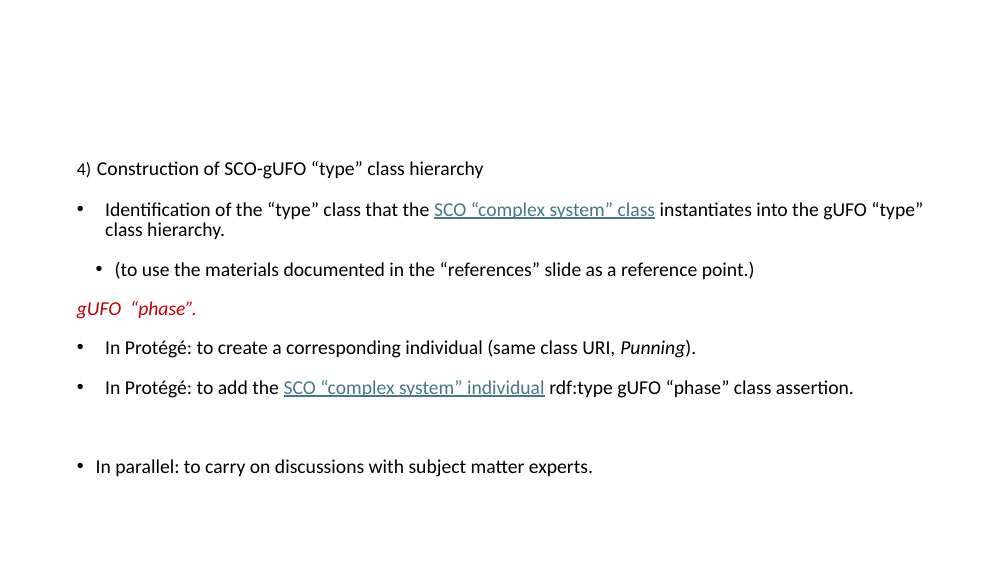
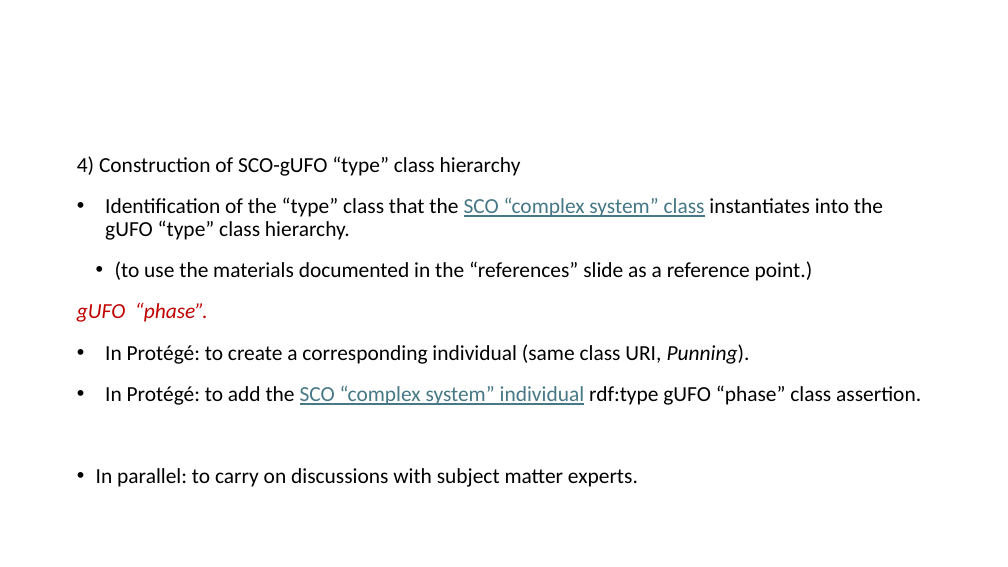
Before and after one commit to gioUbbiali/Sustainability-Core-Ontology, a slide deck: slide 10 of SCO/working materials/Slide deck - SCO-UFO aligment.pptx (slide 9 before the commit). Drawn at 1008x567 pixels with LibreOffice and Linux fonts; fonts in the diff are those of the drawing. Boxes give left, top, right and bottom in pixels: in the first picture for what was removed or moved away, otherwise in the second. Text is boxed around its words. In the diff, an @@ line names an element or a change of style, - is before the commit and + after.

```diff
--- a/SCO/working materials/Slide deck - SCO-UFO aligment.pptx
+++ b/SCO/working materials/Slide deck - SCO-UFO aligment.pptx
@@ text "4) Construction of SCO-gUFO “type” ..." at box(77, 156, 921, 487): size 17 to 20.4 pt in "4)"; size 18.7 to 20.4 pt @@
```
Also in this commit, not shown: 8 other slides changed, 2 slides added, 2 other files.
